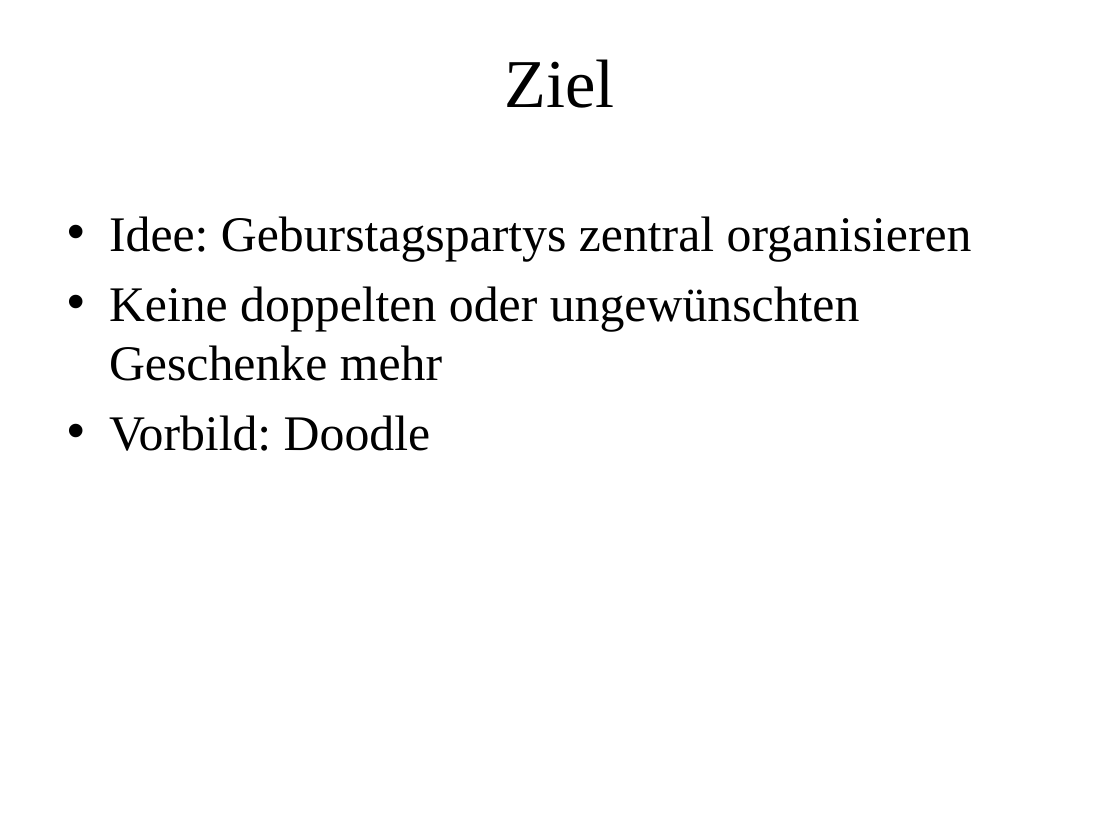
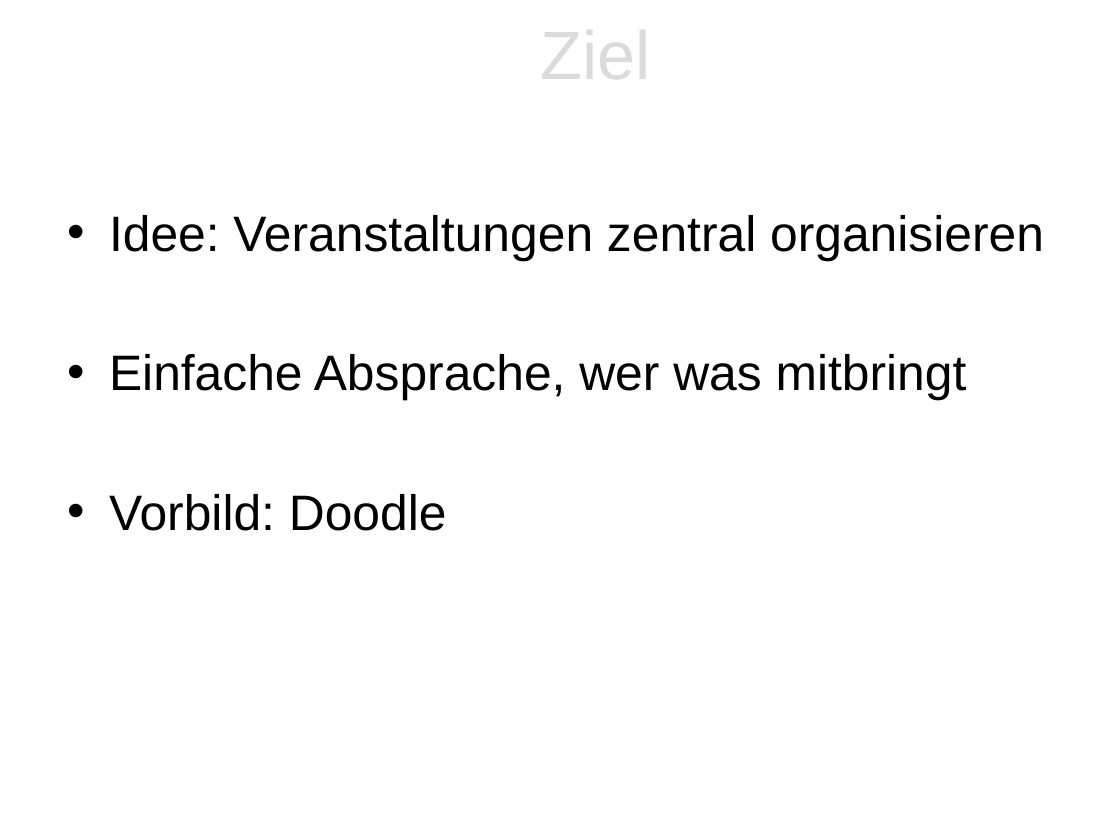
Before and after one commit to ffmaikgodinho/RFH-SS2014-WebMobileDevelopment-Projektarbeit, a slide deck: slide 3 of doc/Praesentation.pptx. Drawn at 1120x840 pixels with LibreOffice and Linux fonts; fonts in the diff are those of the drawing; background and template pictures are left out. Boxes give left, top, right and bottom in pixels: in the first picture for what was removed or moved away, otherwise in the second. Text is boxed around its words. In the diff, an @@ line names an element or a change of style, - is before the commit and + after.

```diff
--- a/doc/Praesentation.pptx
+++ b/doc/Praesentation.pptx
@@ title "Ziel": place and size @@
-title "Ziel" at (505,59,615,108)
+title "Ziel" at (541,17,651,93)
@@ title "Ziel" at (541,17,651,93): font Times New Roman to Arial, text colour #000000 to #DBDBDB @@
@@ text at (109,215,1044,401): text changed; font Times New Roman to Arial @@
-• Idee: Geburstagspartys zentral organisieren
-• Keine doppelten oder ungewünschten Geschenke mehr
+• Idee: Veranstaltungen zentral organisieren
+• Einfache Absprache, wer was mitbringt
@@ text at (109,494,447,531): font Times New Roman to Arial in "Vorbild: Doodle" @@
```
Also in this commit, not shown: 17 other slides changed, 11 slides added.
